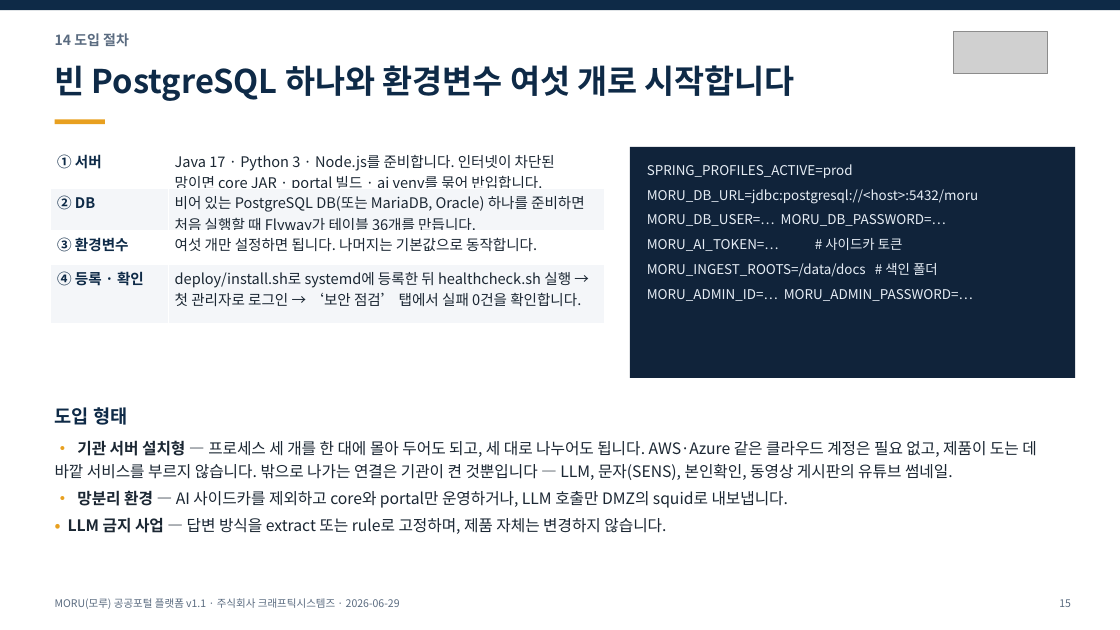
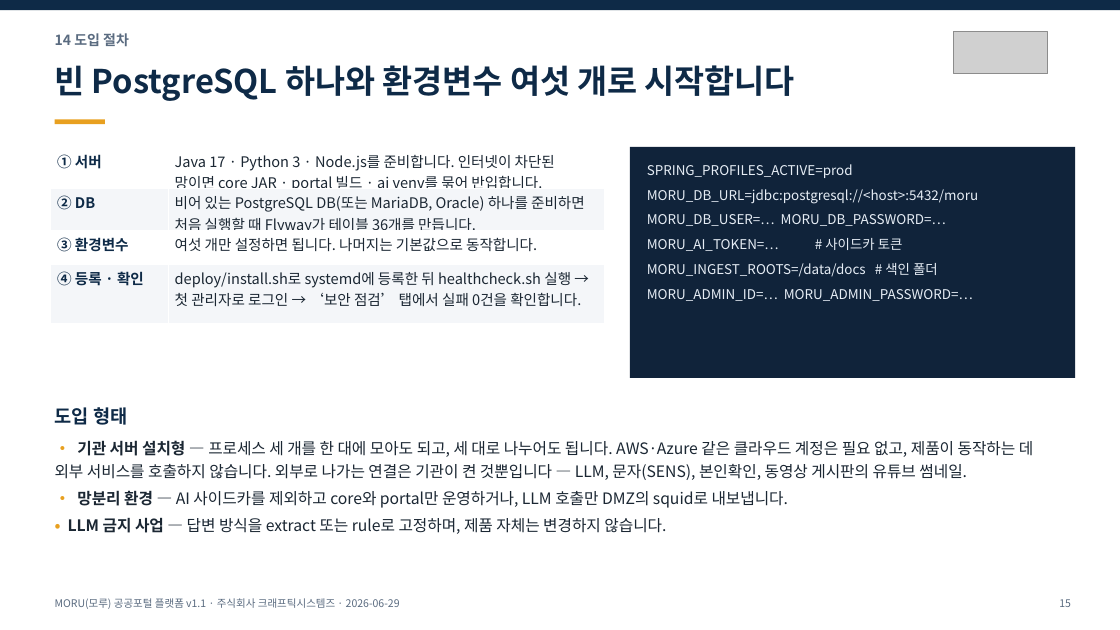
Before and after one commit to mhb8436/moru-release, a slide deck: slide 15 of docs/MORU-발표자료-v1.1.pptx. Drawn at 1120x630 pixels with LibreOffice and Linux fonts; fonts in the diff are those of the drawing; grey boxes stand for pictures. Boxes give left, top, right and bottom in pixels: in the first picture for what was removed or moved away, otherwise in the second. Text is boxed around its words. In the diff, an @@ line names an element or a change of style, - is before the commit and + after.

Commit message:
문장을 자연스러운 한국어로 다시 쓴다 — README · 랜딩 · 소개서 · 리플릿 · 발표 자료
끊어 놓은 짧은 문장을 이어 붙이고, 억지스러운 구어체를 표준 문어체로 바꿨다.
뜨고→실행되며 · 가릅니다→처리합니다 · 재 봅니다→측정합니다 · 섭니다→동작합니다 ·
몰아 두어도→모아도 · 사 와야 하는→구매해야 하는 · 바깥 서비스를 부르지→외부 서비스를 호출하지 ·
프레임워크일 뿐→말 그대로 프레임워크이며 · 토큰만 써서→토큰만으로.

숫자 · 영문 이름 · 코드 · 링크는 그대로 두었다. 소개서는 A4 10쪽, 리플릿은 앞뒤 한 장,
발표 자료는 16장 그대로이며 넘치거나 잘린 곳은 없다.

```diff
--- a/docs/MORU-발표자료-v1.1.pptx
+++ b/docs/MORU-발표자료-v1.1.pptx
@@ text at (55, 440, 1033, 480): text changed @@
-• 기관 서버 설치형 — 프로세스 세 개를 한 대에 몰아 두어도 되고, 세 대로 나누어도 됩니다. AWS·Azure 같은 클라우드 계정은 필요 없고, 제품이 도는 데 바깥 서비스를 부르지 않습니다. 밖으로 나가는 연결은 기관이 켠 것뿐입니다 — LLM, 문자(SENS), 본인확인, 동영상 게시판의 유튜브 썸네일.
+• 기관 서버 설치형 — 프로세스 세 개를 한 대에 모아도 되고, 세 대로 나누어도 됩니다. AWS·Azure 같은 클라우드 계정은 필요 없고, 제품이 동작하는 데 외부 서비스를 호출하지 않습니다. 외부로 나가는 연결은 기관이 켠 것뿐입니다 — LLM, 문자(SENS), 본인확인, 동영상 게시판의 유튜브 썸네일.
```
Also in this commit, not shown: 3 other slides changed, 5 other files.
